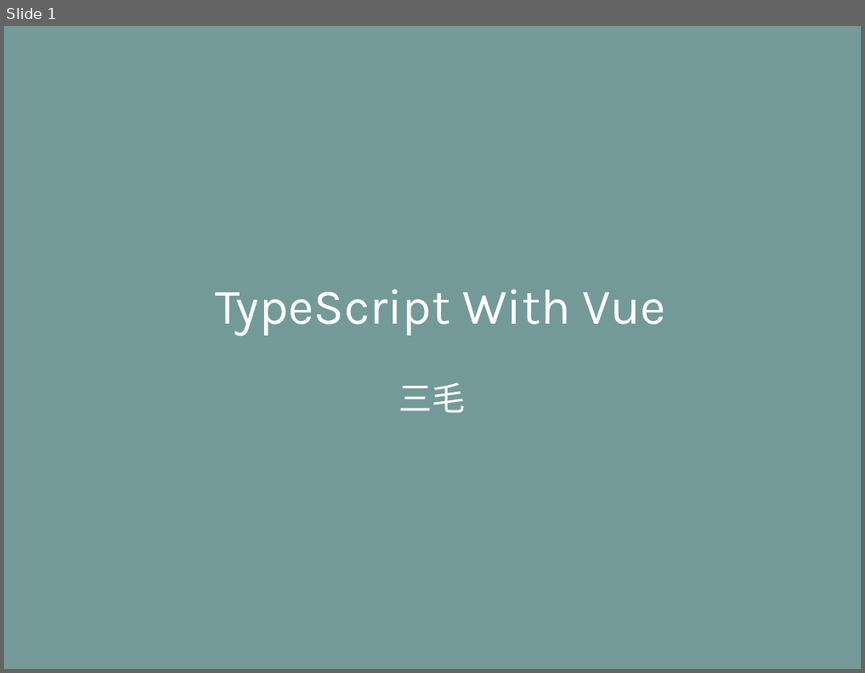
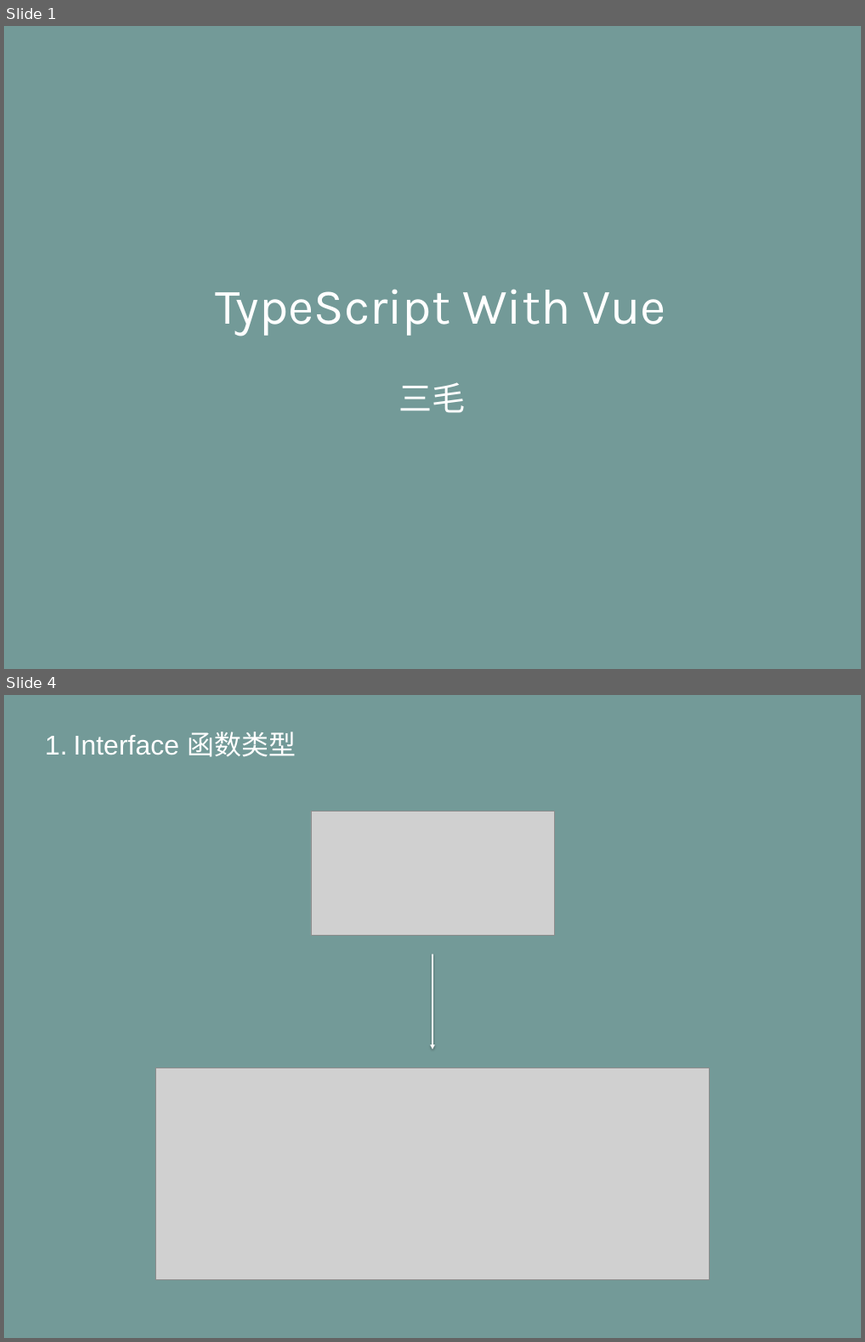
Before and after one commit to life0727/blog, a slide deck: ppt/typescript（三）.pptx. Shown one above the other, each under a label of ours: slide 1 before the commit, slides 1 and 4 after it; the slides between them are not shown. The pictures are 865x673 and 865x1342 pixels, drawn with LibreOffice and Linux fonts; fonts in the diff are those of the drawing; grey boxes stand for pictures. Boxes give left, top, right and bottom in pixels: in the first picture for what was removed or moved away, otherwise in the second. Text is boxed around its words. In the diff, an @@ line names an element or a change of style, - is before the commit and + after.

```diff
--- a/ppt/typescript（三）.pptx
+++ b/ppt/typescript（三）.pptx
@@ slide 4 added at [4,695,861,1338], background #739A98 @@
@@ text added at [74,732,296,757], 36 pt, text #FFFFFF @@
+1. Interface 函数类型
@@ picture added at [311,811,554,935] @@
@@ arrow added from (432, 954) to (432, 1049), #FFFFFF 2 pt @@
@@ picture added at [155,1067,709,1279] @@
```
Also in this commit, not shown: 4 slides changed, 6 other slides added.
